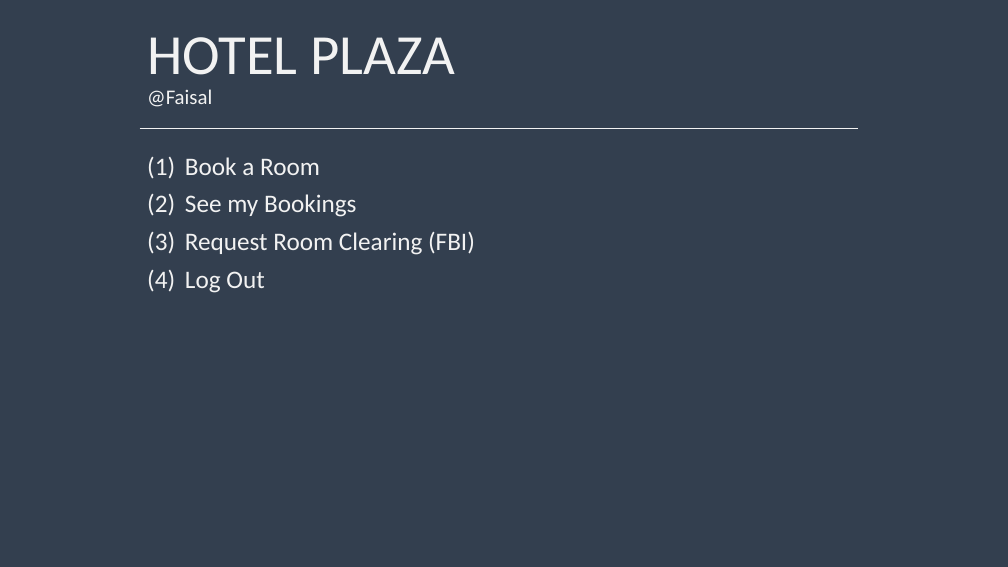
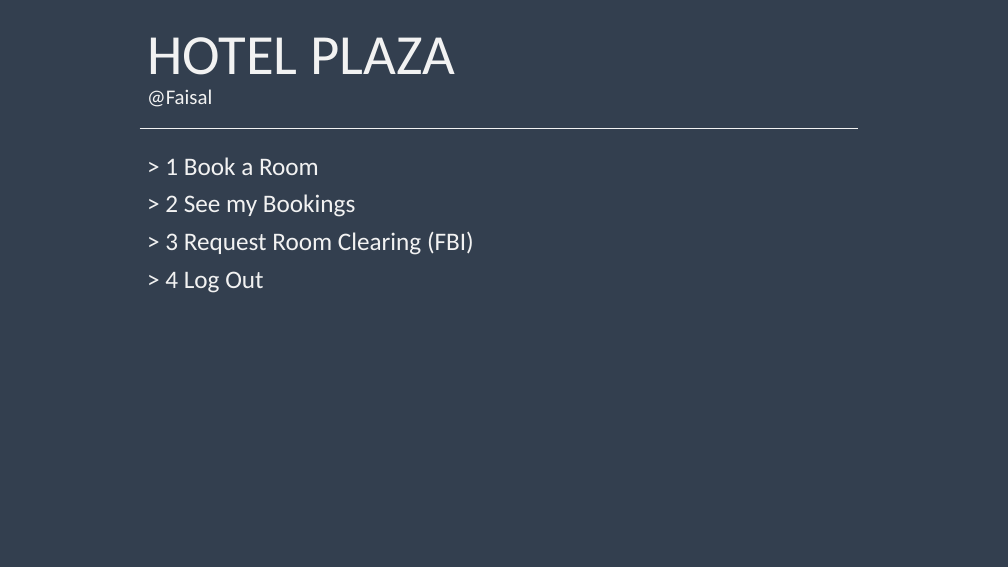
Before and after one commit to Kwandes/hOtEl-tHiNg-HoPe-It-Is-ThE-LaTeSt, a slide deck: slide 15 of Documentation/HP-CLI_example.pptx. Drawn at 1008x567 pixels with LibreOffice and Linux fonts; fonts in the diff are those of the drawing. Boxes give left, top, right and bottom in pixels: in the first picture for what was removed or moved away, otherwise in the second. Text is boxed around its words. In the diff, an @@ line names an element or a change of style, - is before the commit and + after.

```diff
--- a/Documentation/HP-CLI_example.pptx
+++ b/Documentation/HP-CLI_example.pptx
@@ subtitle at bbox=[165, 157, 474, 293]: text changed @@
-(1) Book a Room
-(2) See my Bookings
-(3) Request Room Clearing (FBI)
-(4) Log Out
+> 1 Book a Room
+> 2 See my Bookings
+> 3 Request Room Clearing (FBI)
+> 4 Log Out
```
Also in this commit, not shown: 6 other slides changed, 2 other files.
